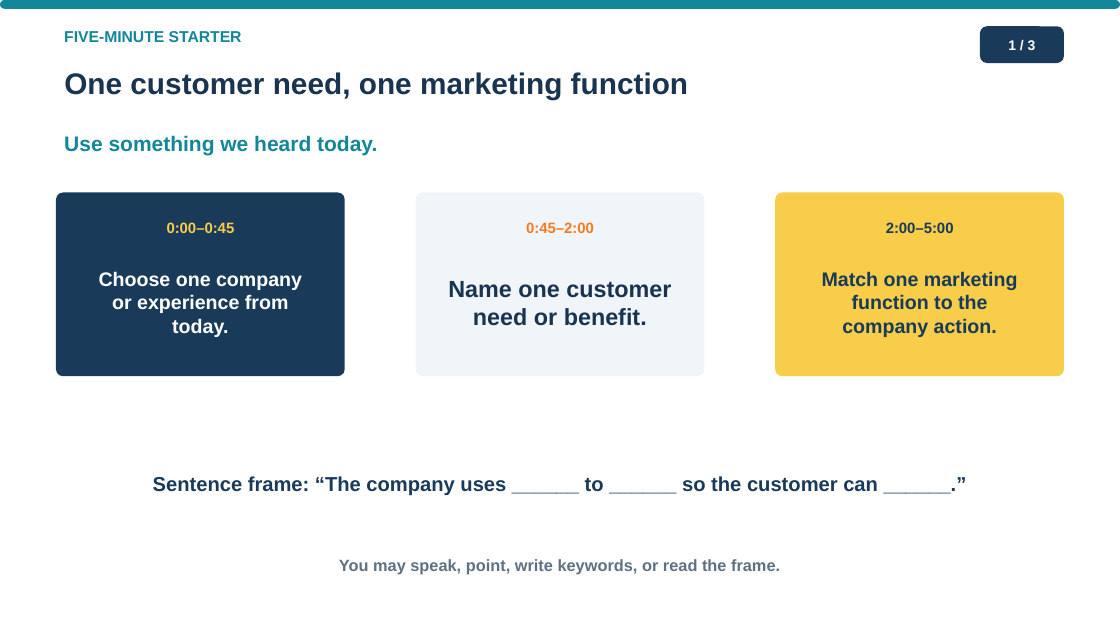
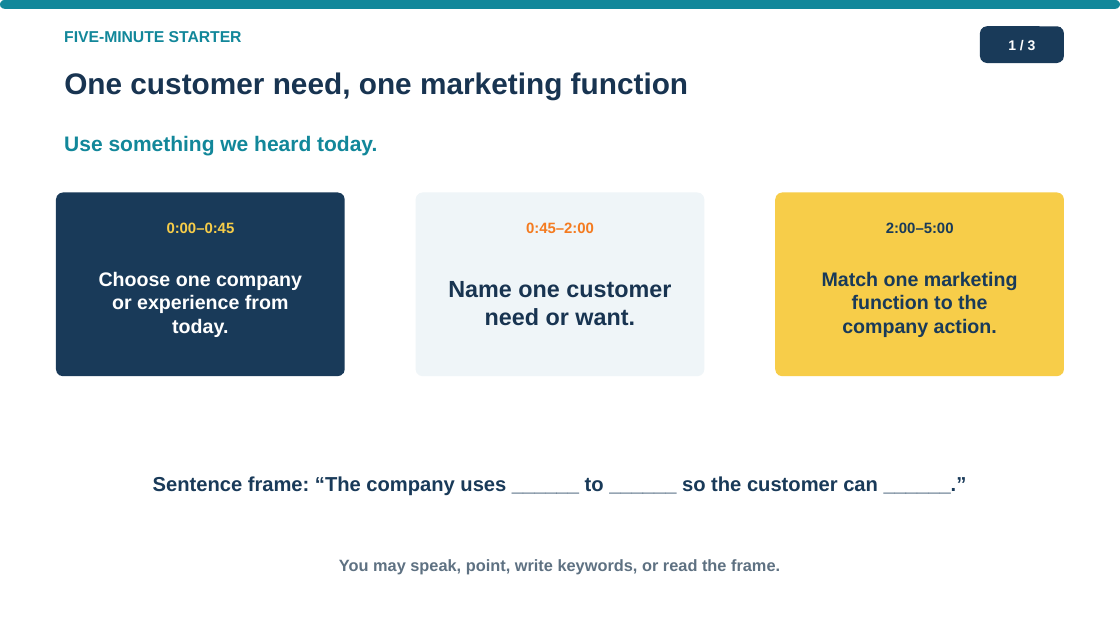
Before and after one commit to pzg8794/teaching-placement, a slide deck: slide 1 of second-placement/planning/2026-09-25-Function-in-Action-5-Minute-Icebreaker.pptx. Drawn at 1120x630 pixels with LibreOffice and Linux fonts; fonts in the diff are those of the drawing. Boxes give left, top, right and bottom in pixels: in the first picture for what was removed or moved away, otherwise in the second. Text is boxed around its words. In the diff, an @@ line names an element or a change of style, - is before the commit and + after.

```diff
--- a/second-placement/planning/2026-09-25-Function-in-Action-5-Minute-Icebreaker.pptx
+++ b/second-placement/planning/2026-09-25-Function-in-Action-5-Minute-Icebreaker.pptx
@@ text at <box>448,281,671,326</box>: text changed @@
-Name one customer need or benefit.
+Name one customer need or want.
```
Also in this commit, not shown: 2 other files.
